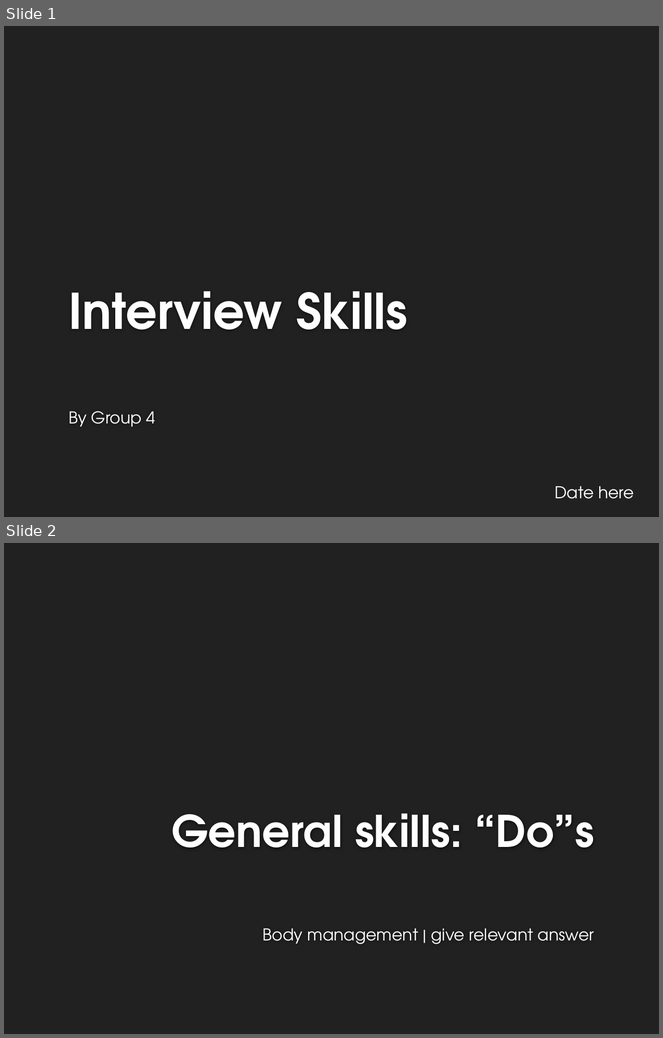
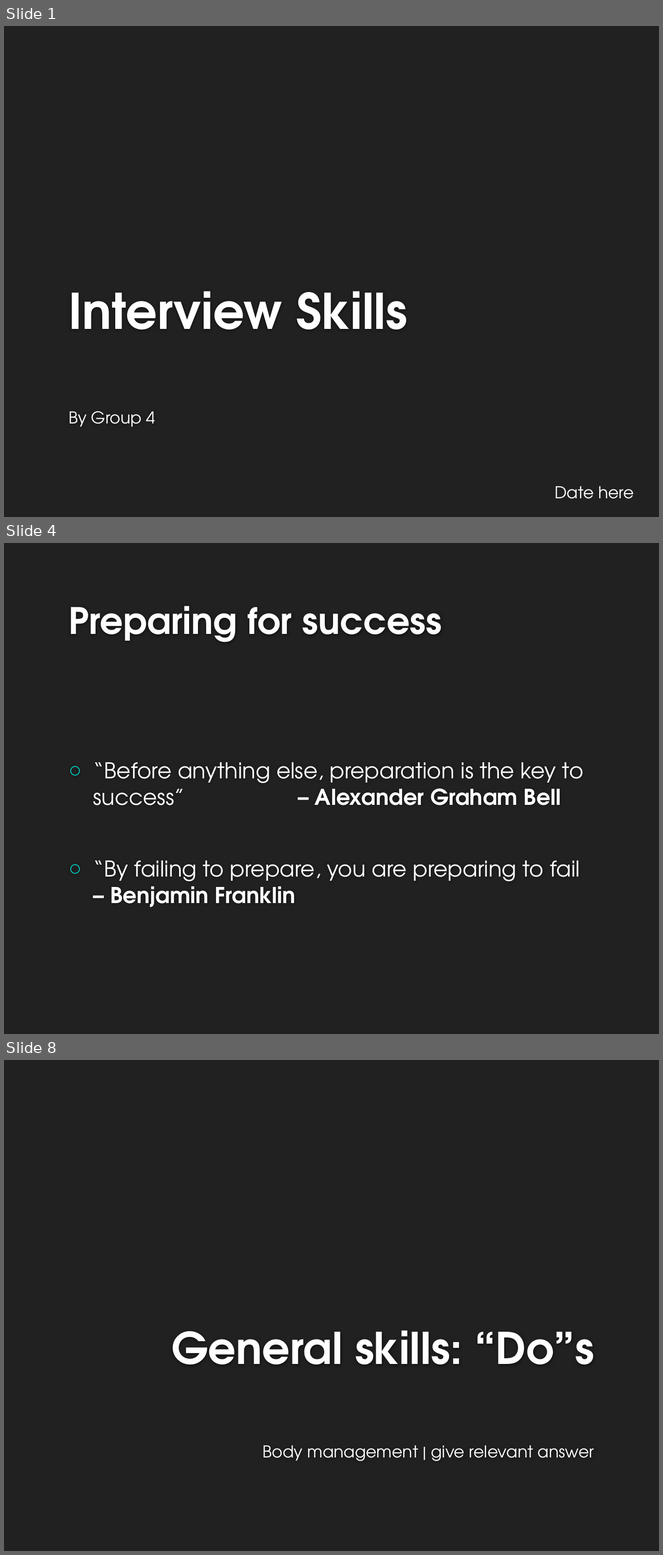
Before and after one commit to riwu/CS2101, a slide deck: OP1.pptx. Shown one above the other, each under a label of ours: slides 1 and 2 before the commit, slides 1, 4 and 8 after it; the slides between them are not shown. The pictures are 663x1038 and 663x1555 pixels, drawn with LibreOffice and Linux fonts; fonts in the diff are those of the drawing; background and template pictures are left out. Boxes give left, top, right and bottom in pixels: in the first picture for what was removed or moved away, otherwise in the second. Text is boxed around its words. In the diff, an @@ line names an element or a change of style, - is before the commit and + after.

```diff
--- a/OP1.pptx
+++ b/OP1.pptx
@@ slide 4 added at [4, 543, 659, 1034], background #212121 @@
@@ title added at [68, 606, 442, 642], 40 pt, text #FEFEFE, bold @@
+Preparing for success
@@ text added at [93, 762, 584, 908], 24 pt, text #FFFFFF @@
+○ “Before anything else, preparation is the key to success” – Alexander Graham Bell
+○ “By failing to prepare, you are preparing to fail – Benjamin Franklin
@@ what was slide 2 is now slide 8 @@
```
Also in this commit, not shown: 5 other slides added.
